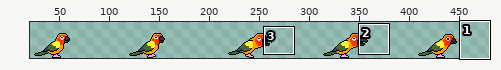
One commit to this sprite sheet: Citrus/sprites/fstrong_strip5.png. Above, an overview of the earlier version with the close-up marked.
Close-up. As it was:
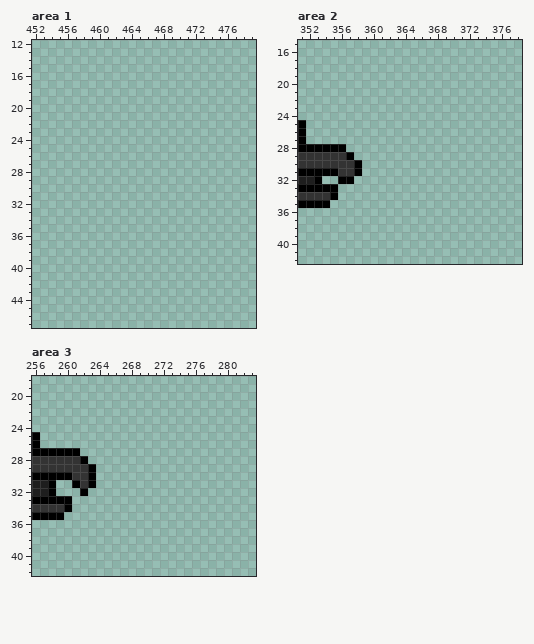
Shown: area 1: x 452..479, y 12..47; area 2: x 351..378, y 15..42; area 3: x 256..283, y 18..42. The wide view leaves out empty margins.
Now the later version:
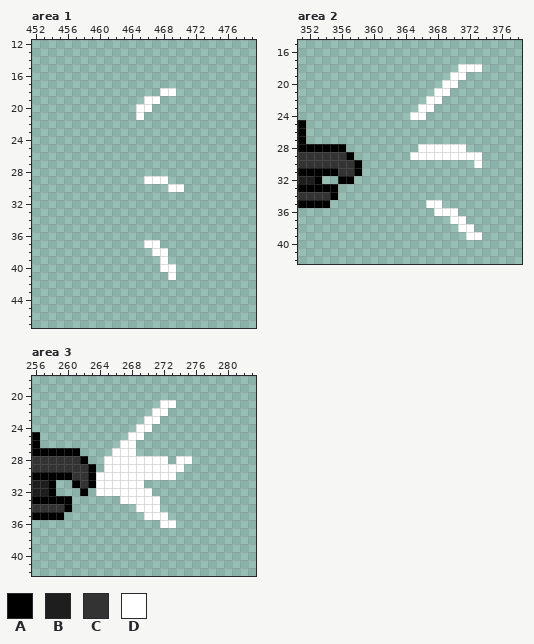
Palette (. is transparent): A #000000  B #1e1e1e  C #333333  D #ffffff
What changed:
file 480x48 -> 960x96 pixels (blocks of 1x1 -> 2x2; one block is one cell here)
--- area 1
@@ x 463..471 @@
 17 .........
-18 .........
-19 .........
-20 .........
-21 .........
+18 .....DD..
+19 ...DD....
+20 ..DD.....
+21 ..D......
 22 .........
@@ x 464..472 @@
 28 .........
-29 .........
-30 .........
+29 ..DDD....
+30 .....DD..
 31 .........
@@ x 464..471 @@
 36 ........
-37 ........
-38 ........
-39 ........
-40 ........
-41 ........
+37 ..DD....
+38 ...DD...
+39 ....D...
+40 ....DD..
+41 .....D..
 42 ........
--- area 2
@@ x 363..375 @@
 17 .............
-18 .............
-19 .............
-20 .............
-21 .............
-22 .............
-23 .............
-24 .............
+18 ........DDD..
+19 .......DD....
+20 ......DD.....
+21 .....DD......
+22 ....DD.......
+23 ...DD........
+24 ..DD.........
 25 .............
@@ x 363..375 @@
 27 .............
-28 .............
-29 .............
-30 .............
+28 ...DDDDDD....
+29 ..DDDDDDDDD..
+30 ..........D..
 31 .............
@@ x 365..375 @@
 34 ...........
-35 ...........
-36 ...........
-37 ...........
-38 ...........
-39 ...........
+35 ..DD.......
+36 ...DDD.....
+37 .....DD....
+38 ......DD...
+39 .......DD..
 40 ...........
--- area 3
@@ x 262..277 @@
 20 ................
-21 ................
-22 ................
-23 ................
-24 ................
-25 ................
-26 ................
-27 ................
-28 A...............
-29 CA..............
-30 CA..............
-31 CA..............
-32 A...............
-33 ................
-34 ................
-35 ................
-36 ................
+21 ..........DD....
+22 .........DD.....
+23 ........DD......
+24 .......DD.......
+25 ......DD........
+26 .....DD.........
+27 ....DDD.........
+28 A..DDDDDDDD.DD..
+29 CA.DDDDDDDDDD...
+30 CADDDDDDDDDD....
+31 CADDDDDD........
+32 A.DDDDDDD.......
+33 .....DDDDD......
+34 .......DDD......
+35 ........DDD.....
+36 ..........DD....
 37 ................
Boxes around the changes in both close-ups, in picture pixels (x1, y1, x2, y2):
added: (136, 88, 176, 120)
added: (144, 176, 184, 192)
added: (144, 240, 176, 280)
added: (410, 64, 482, 168)
added: (426, 200, 482, 240)
added: (96, 400, 192, 528)
